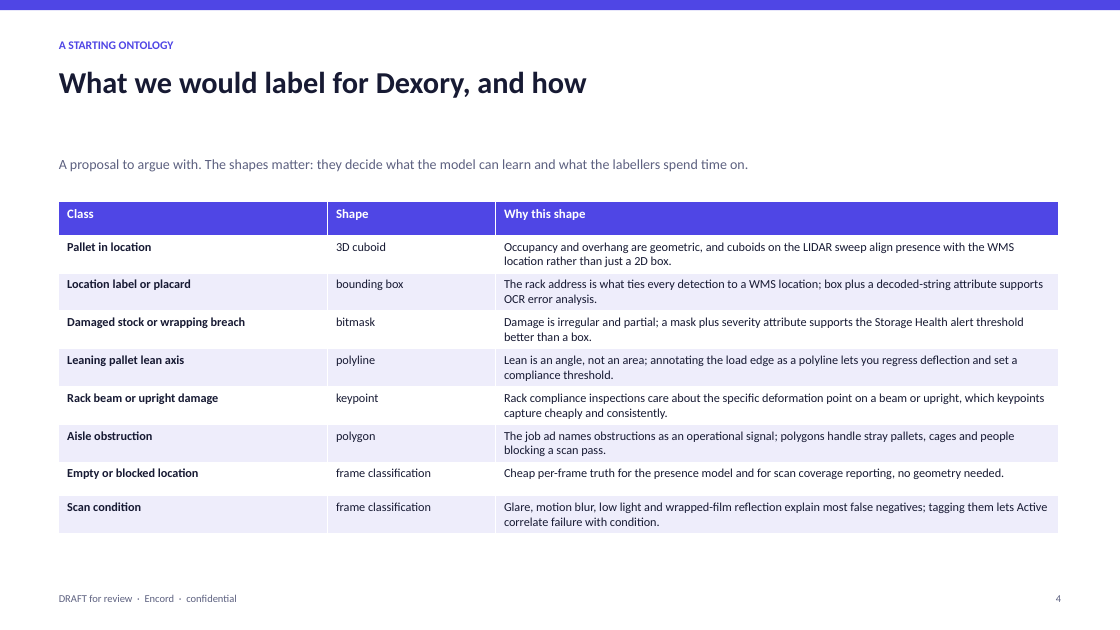
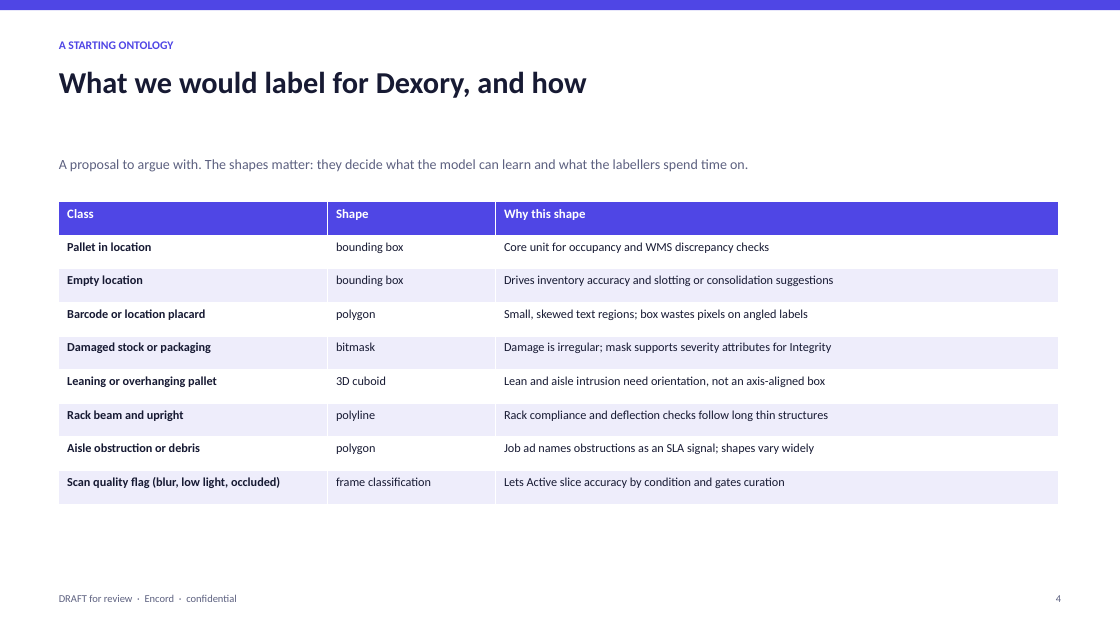
Before and after one commit to qaisak/signal-desk, a slide deck: slide 4 of docs/briefs/dexory.pptx. Drawn at 1120x630 pixels with LibreOffice and Linux fonts; fonts in the diff are those of the drawing. Boxes give left, top, right and bottom in pixels: in the first picture for what was removed or moved away, otherwise in the second. Text is boxed around its words. In the diff, an @@ line names an element or a change of style, - is before the commit and + after.

```diff
--- a/docs/briefs/dexory.pptx
+++ b/docs/briefs/dexory.pptx
@@ table at <box>59,202,1059,504</box> @@
-row 2, column 2: 3D cuboid
+row 2, column 2: bounding box
-row 2, column 3: Occupancy and overhang are geometric, and cuboids on the LIDAR sweep align presence with the WMS location rather than just a 2D box.
+row 2, column 3: Core unit for occupancy and WMS discrepancy checks
-row 3, column 1: Location label or placard
+row 3, column 1: Empty location
-row 3, column 3: The rack address is what ties every detection to a WMS location; box plus a decoded-string attribute supports OCR error analysis.
+row 3, column 3: Drives inventory accuracy and slotting or consolidation suggestions
-row 4: Damaged stock or wrapping breach | bitmask | Damage is irregular and partial; a mask plus severity attribute supports the Storage Health alert threshold better than a box.
+row 4: Barcode or location placard | polygon | Small, skewed text regions; box wastes pixels on angled labels
-row 5: Leaning pallet lean axis | polyline | Lean is an angle, not an area; annotating the load edge as a polyline lets you regress deflection and set a compliance threshold.
+row 5: Damaged stock or packaging | bitmask | Damage is irregular; mask supports severity attributes for Integrity
-row 6: Rack beam or upright damage | keypoint | Rack compliance inspections care about the specific deformation point on a beam or upright, which keypoints capture cheaply and consistently.
+row 6: Leaning or overhanging pallet | 3D cuboid | Lean and aisle intrusion need orientation, not an axis-aligned box
-row 7: Aisle obstruction | polygon | The job ad names obstructions as an operational signal; polygons handle stray pallets, cages and people blocking a scan pass.
+row 7: Rack beam and upright | polyline | Rack compliance and deflection checks follow long thin structures
-row 8: Empty or blocked location | frame classification | Cheap per-frame truth for the presence model and for scan coverage reporting, no geometry needed.
+row 8: Aisle obstruction or debris | polygon | Job ad names obstructions as an SLA signal; shapes vary widely
-row 9, column 1: Scan condition
+row 9, column 1: Scan quality flag (blur, low light, occluded)
-row 9, column 3: Glare, motion blur, low light and wrapped-film reflection explain most false negatives; tagging them lets Active correlate failure with condition.
+row 9, column 3: Lets Active slice accuracy by condition and gates curation
```
Also in this commit, not shown: 6 other slides changed, 9 other files.
